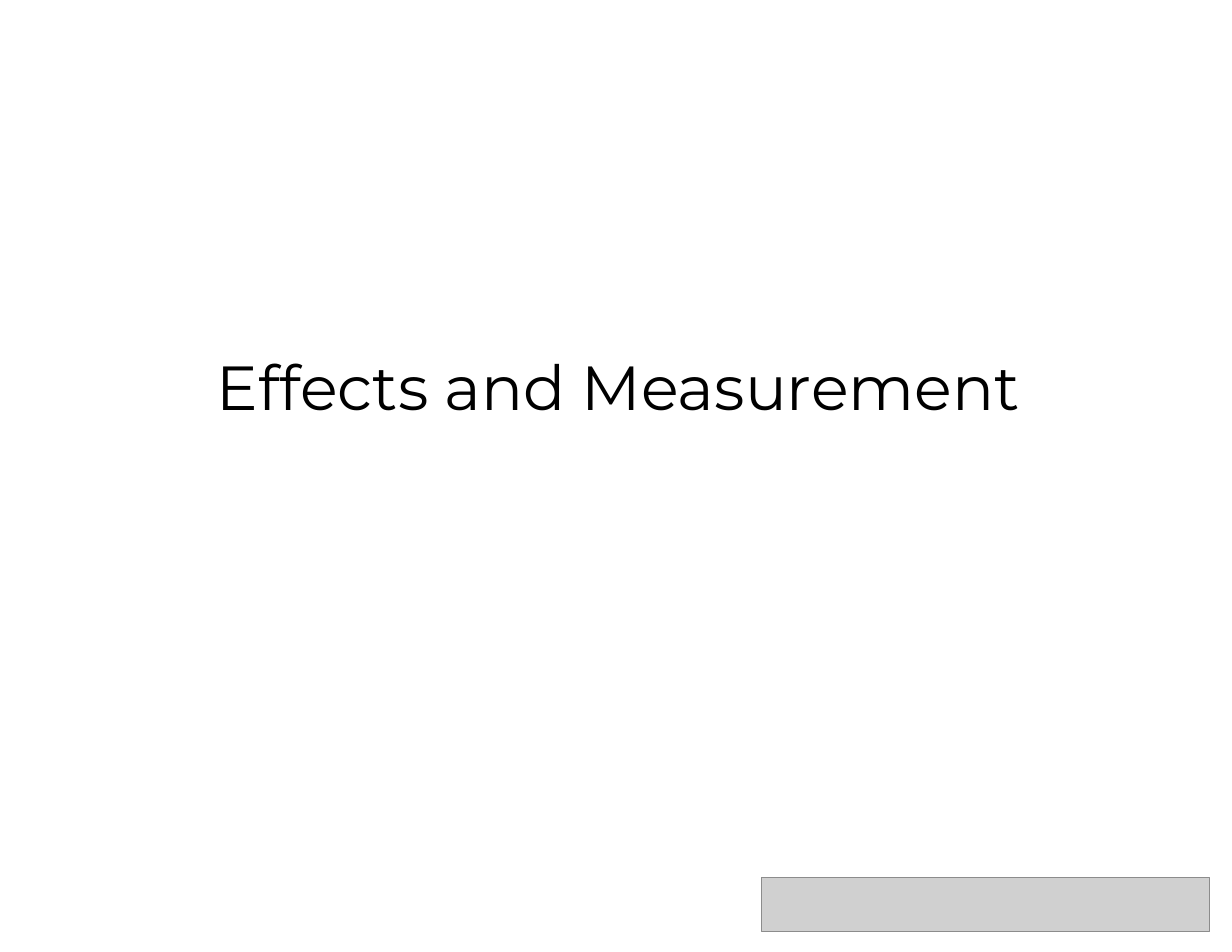
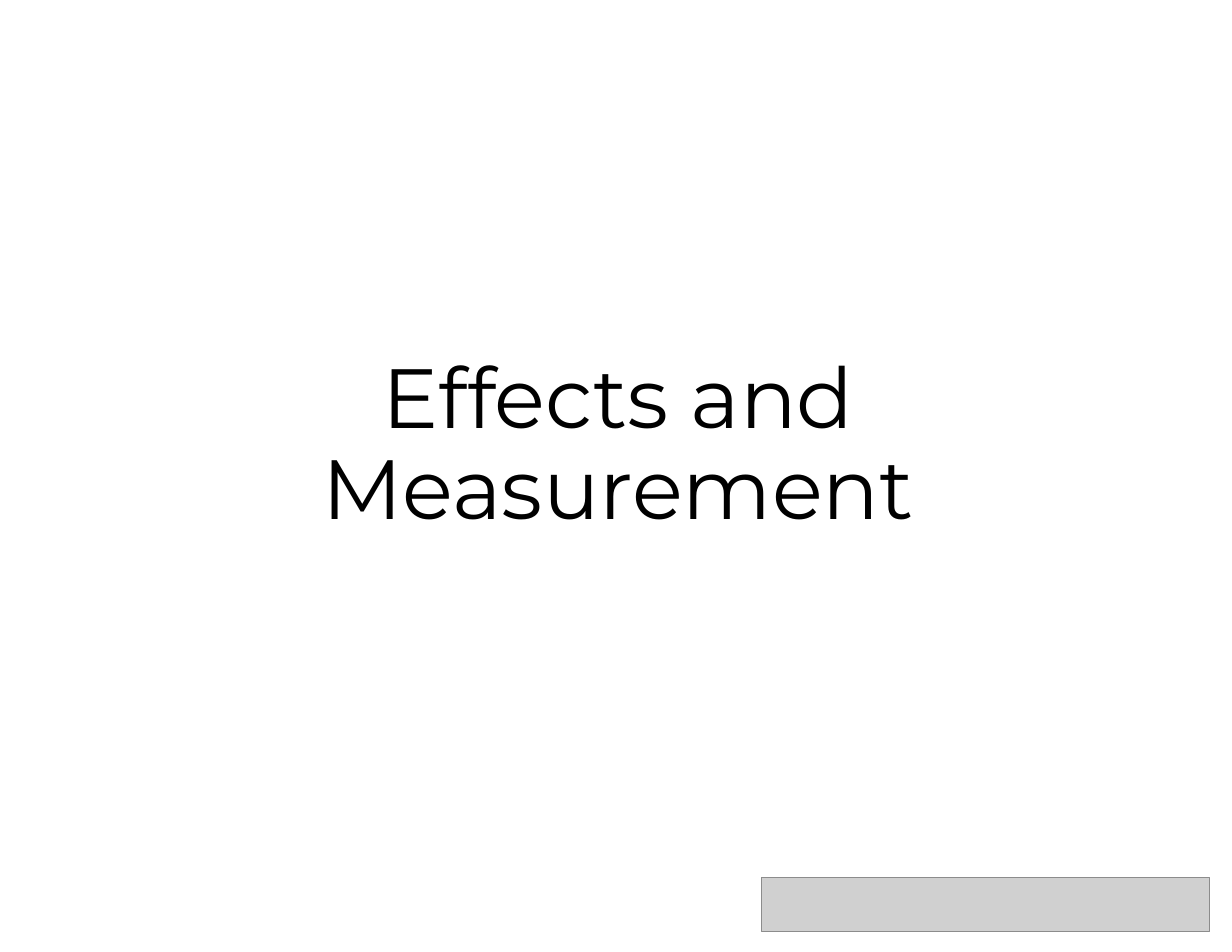
Before and after one commit to dennislamcv1/UPennBA, a slide deck: slide 2 of Business Analytics Capstone/Effects and Measurement Metrics.pptx. Drawn at 1232x952 pixels with LibreOffice and Linux fonts; fonts in the diff are those of the drawing; grey boxes stand for pictures. Boxes give left, top, right and bottom in pixels: in the first picture for what was removed or moved away, otherwise in the second. Text is boxed around its words. In the diff, an @@ line names an element or a change of style, - is before the commit and + after.

```diff
--- a/Business Analytics Capstone/Effects and Measurement Metrics.pptx
+++ b/Business Analytics Capstone/Effects and Measurement Metrics.pptx
@@ subtitle "Effects and Measurement" at (323, 365, 914, 520): size 40 to 54 pt @@
```
Also in this commit, not shown: 1 other slide changed, 1 other file.
